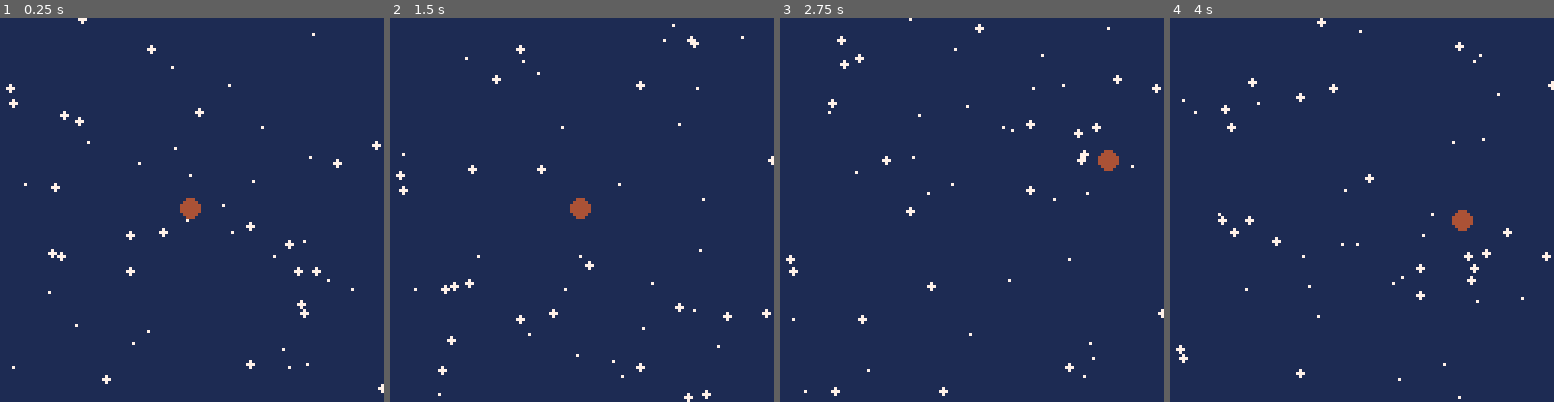
Above: before the commit, frames 1-4 (left to right).
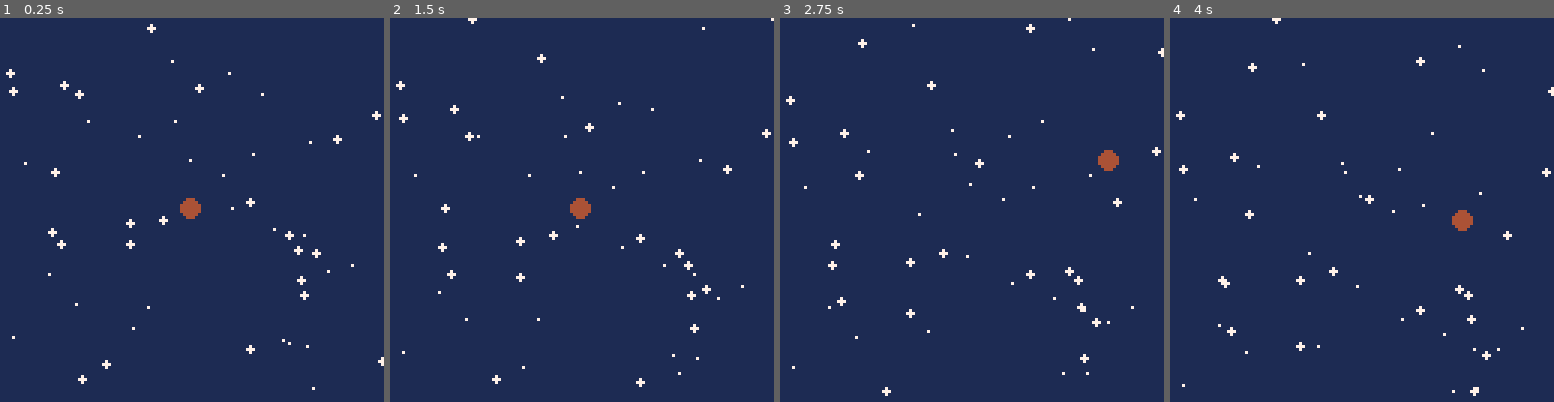
Above: after the commit, the same moments.

Repository: djc5627/pico8-first-game
Game: PICO-8 cartridge first_game.p8
Two runs of this game, one before a commit and one after it. Both use one fixed random seed, a clock stepped at 60 frames per second and the inputs below.
Inputs:
- Up to frame 1 (0.25 s): no input
- Up to frame 2 (1.5 s): no input
- Up to frame 3 (2.75 s): hold Right 1.6-2.1 s; hold Up 2.15-2.42 s; hold Right from 2.47 s (still down)
- Up to frame 4 (4 s): release Right at 3.03 s; hold Left 3.08-3.58 s; hold Down 3.63-3.97 s

The runs differ from the first frame. In frame 1, 1.7% of the frame differs, in the area x 1-100%, y 0-98%; in frame 2, 1.7%; in frame 3, 1.7%, in the area x 1-100%, y 0-99%; in frame 4, 1.7%.

Commit message:
Import hit.lua library file. Test collisions between player and stars.

Diff:
--- a/first_game.p8
+++ b/first_game.p8
@@ -5,6 +5,7 @@
 #include src/player.lua
 #include src/star.lua
 #include src/starfield.lua
+#include src/hit.lua
 __gfx__
 00000000000000000000000000000000000000000000000000000000000000000000000000000000000000000000000000000000000000000000000000000000
 00000000000000000000000000000000000000000000000000000000000000000000000000000000000000000000000000000000000000000000000000000000
--- /dev/null
+++ b/src/hit.lua
@@ -0,0 +1,78 @@
+function hit(x1,y1,w1,h1, x2,y2,w2,h2, goalx, goaly)
+  -- minkowsky difference between 2 aabbs, which is another aabb
+  local x,y,w,h=x2-x1-w1,y2-y1-h1,w1+w2,h1+h2
+  local dx,dy=goalx-x1,goaly-y1
+
+  local t,nx,ny,tx,ty
+  -- if diff contains point 0,0, there's intersection between first and second aabb
+  local intersect = x<0 and x+w>0 and y<0 and y+h>0
+
+  -- degenerate case: intersecting and not moving - use minimum displacement vector
+  -- which is the nearest corner to 0,0 in the minkowsky diff
+  if intersect and dx==0 and dy==0 then
+    local px=abs(x)<abs(x+w) and x or x+w -- abs(x) can be bigger than abs(x+w)
+    local py=abs(y)<abs(y+h) and y or y+h
+    if abs(px)<abs(py) then
+      py=0
+      t= -abs(px)/w
+    else
+      px=0
+      t= -abs(py)/h
+    end
+    nx=px>0 and 1 or px<0 and -1 or 0
+    ny=py>0 and 1 or py<0 and -1 or 0
+    tx,ty=x1+px,y1+py
+    return t,nx,ny,tx,ty,true
+  end
+
+  -- no intersection, or intersection with movement
+  -- calculate the clipping between the minkowsky diff aabb with the displacement vector dx,dy
+  -- this is a modified version of the liang-barky line-clipping algorithm with normals added
+  local t1,t2=-32768,32767 -- -huge,+huge
+  local nx1,ny1,nx2,ny2=0,0,0,0
+  local p,q,r
+
+  for side = 1,4 do
+    if     side==1 then nx,ny,p,q= -1, 0,-dx, -x -- left
+    elseif side==2 then nx,ny,p,q=  1, 0, dx,x+w -- right
+    elseif side==3 then nx,ny,p,q=  0,-1,-dy, -y -- top
+    else                nx,ny,p,q=  0, 1, dy,y+h -- bottom
+    end
+
+    if p==0 then
+      if q<=0 then return nil end
+    else
+      r=q/p
+      if p<0 then
+        if     r>t2 then return nil
+        elseif r>t1 then t1,nx1,ny1=r,nx,ny
+        end
+      else
+        if     r<t1 then return nil
+        elseif r<t2 then t2,nx2,ny2=r,nx,ny
+        end
+      end
+    end
+  end
+
+  if intersect then
+    -- aabb1 goes though aabb2, in the direction (forwards or backwards)
+    -- select the smallest displacement
+    if abs(t1)<=abs(t2) then
+      t,nx,ny=t1,nx1,ny1
+    else
+      t,nx,ny=t2,nx2,ny2
+    end
+  elseif 0<=t1 and t1<=1 then
+    t,nx,ny=t1,nx1,ny1
+  else
+    return nil
+  end
+
+  -- x1+dx*t alone will be inaccurate because of floating point
+  -- use a more direct number for the "touch points" when possible
+  tx=nx<0 and x2-w1 or nx>0 and x2+w2 or x1+dx*t
+  ty=ny<0 and y2-h1 or ny>0 and y2+h2 or y1+dy*t
+
+  return t,nx,ny,tx,ty,intersect
+end
--- a/src/main.lua
+++ b/src/main.lua
@@ -6,11 +6,12 @@
     _update_stars()
     _update_player_dir()
     _move_player()
+    _handle_collisions()
 end
 
 function _draw()
     cls()
     rectfill(0, 0, 127, 127, 1)
     _draw_stars()
-    circfill(playerPosX, playerPosY, 3, 4)
+    _draw_player()
 end
--- a/src/player.lua
+++ b/src/player.lua
@@ -1,4 +1,5 @@
 playerSpeed = 2.0
+playerRadius = 3
 playerDirX = 1
 playerDirY = 1
 playerPosX = 63
@@ -47,3 +48,30 @@
     storedMoveX = storedMoveX % 1
     storedMoveY = storedMoveY % 1
 end
+
+function _draw_player()
+    circfill(playerPosX, playerPosY, playerRadius, 4)
+end
+
+function _handle_collisions()
+    local t,nx,ny,tx,ty,intersect
+    for star in all(stars) do
+        t,nx,ny,tx,ty,intersect = hit(
+            star.x - star.rad,
+            star.y - star.rad,
+            star.rad * 2,
+            star.rad * 2,
+            playerPosX - playerRadius,
+            playerPosY - playerRadius,
+            playerRadius * 2,
+            playerRadius * 2,
+            star.x,
+            star.y
+        )
+        if intersect then
+            star.clr = 8
+        else
+            star.clr = 7
+        end
+    end
+end
--- a/src/starfield.lua
+++ b/src/starfield.lua
@@ -6,7 +6,8 @@
         local star = star:new({
             x = flr(rnd(128)),
             y = flr(rnd(128)),
-            spd = rnd(1) + 0.5,
+            -- spd = rnd(10) + 0.5,
+            spd = rnd(.25) + 0.1,
             rad = flr(rnd(2)),
             clr = 7
         })
